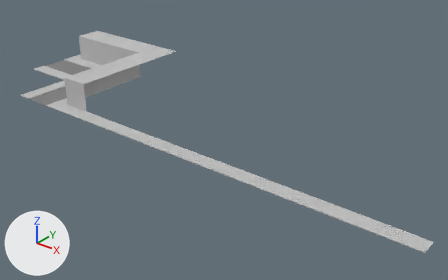
Renders of the Blender file assets/buildings/gasolinera.blend from each side of a commit.
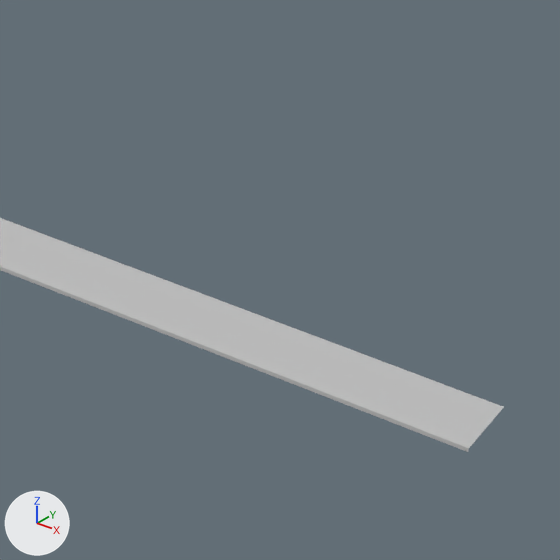
Old and new are each drawn whole from a 50 mm lens placed at (70.3, -46.4, 33.0), pointed at (25.2, 10.0, -2.0) and again close up on the part from 69% to 100% of the width and 50% to 100% of the height. The axes (+X, +Y, +Z) are drawn at lower left. The lights are the same throughout. The older version's two pictures come first.
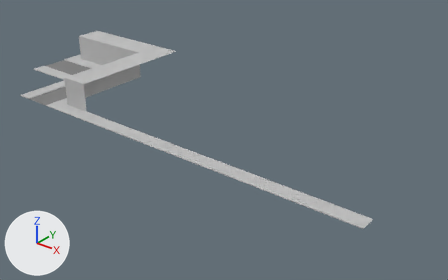
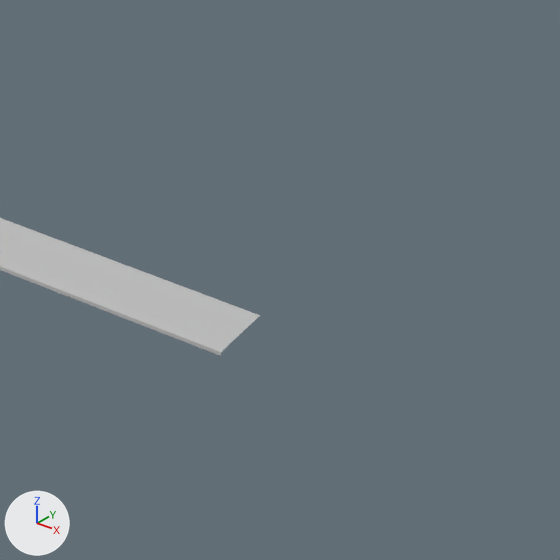
The change, as a list of edits to the scene's bpy script:
```text
Change me_plane:
    used by ob_plane; location = (0.0, 0.0, 0.0)
    before: 27 (56.0, 0.0, 0.0) at pixel (468, 452), 75 (56.0, 0.0, 0.1) at pixel (468, 448), 76 (56.0, 2.0, 0.1) at pixel (504, 406)
    remove me_plane.from_pydata(...)  # 154 vertices, 97 faces; spans x -12.0..56.0, y 0.0..20.0, z 0.0..4.0
    add me_plane.from_pydata(...)  # 154 vertices, 97 faces; spans x -12.0..50.0, y 0.0..20.0, z 0.0..4.0
    me_plane part 1
    add for i in [27, 75, 76]: me_plane.vertices[i].co += Vector((-6.0, 0.0, 0.0))
```

What differs and where, as boxes [x1, y1, x2, y2] in the close-ups (560 x 560 px):
'Plane', reshaped
    before: [0, 218, 504, 452]
    after: [0, 218, 260, 356]
